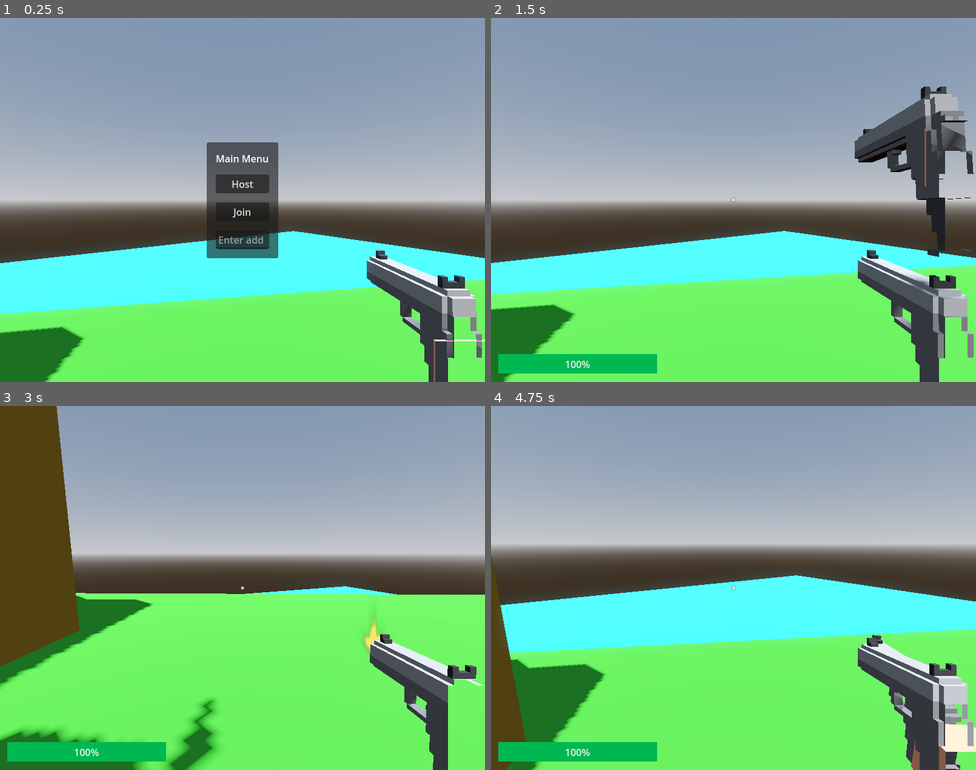
Above: before the commit, frames 1-4 (two rows, left to right).
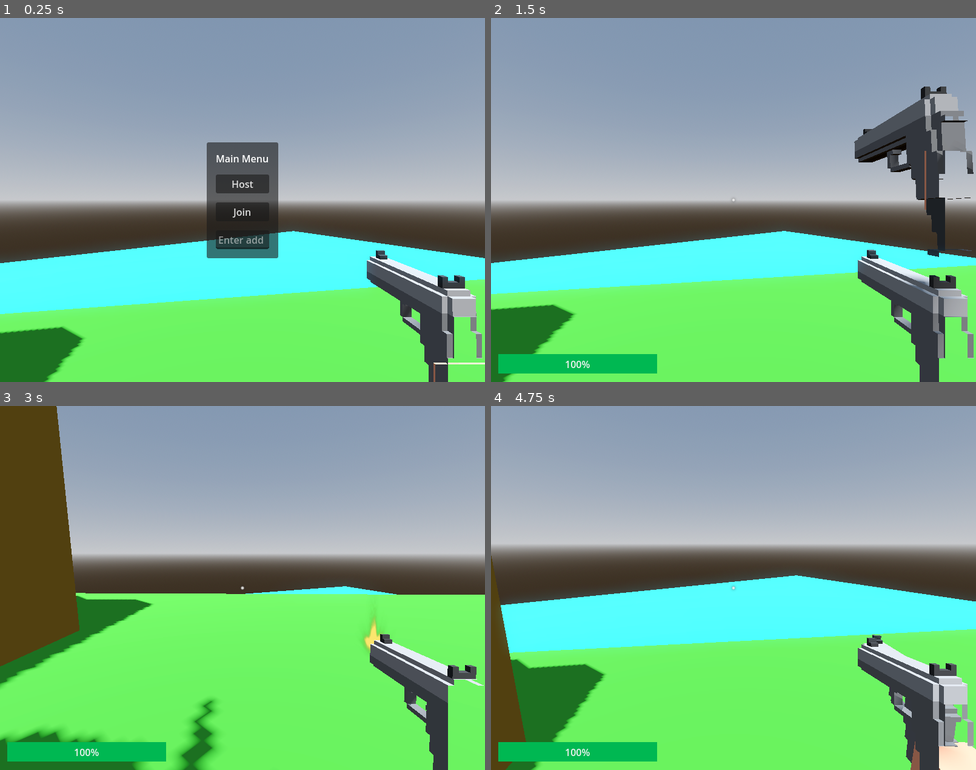
Above: after the commit, the same moments.

Repository: qdanq/Battle-duo
Game: Godot game, scene res://world.tscn
Same seed, same stepped clock (60 frames per second), same inputs: the game is played once before the commit and once after it.
Inputs (mouse positions are in pixels of both pictures, inside the frame that each line leads up to):
- Up to frame 1 (0.25 s): no input
- Up to frame 2 (1.5 s): click (733, 240) at 0.52 s; type "12" at 0.6 s; click "Host" at 1.25 s
- Up to frame 3 (3 s): tap Enter (ui_accept) at 2, 2.27 s; move the mouse to (266, 588) at 2.02 s; hold Up (ui_up) from 2.03 s (still down); click (266, 588) at 2.1 s; move the mouse to (218, 588) at 2.77 s; click (218, 588) at 2.85 s
- Up to frame 4 (4.75 s): keep holding Up (ui_up); tap Enter (ui_accept) at 3.02, 4.52 s; move the mouse to (743, 580) at 3.52 s; click (743, 580) at 3.6 s; move the mouse to (728, 595) at 4.27 s; click (728, 595) at 4.35 s

The runs differ from the first frame. In frame 1, 0.2% of the frame differs, in the area x 89-100%, y 86-96%; in frame 2, 0.5%; in frame 3, 0.5%; in frame 4, 0.7%, in the area x 86-100%, y 87-100%.

Commit message:
Change soldier model.

Diff:
--- a/player.tscn
+++ b/player.tscn
@@ -331,7 +331,7 @@
 collision_mask = 2
 
 [node name="Soldier(pistolIdle)" type="MeshInstance3D" parent="."]
-transform = Transform3D(-1, 0, -8.74228e-08, 0, 1, 0, 8.74228e-08, 0, -1, -0.265362, -0.120655, -0.206593)
+transform = Transform3D(-1, 0, -8.74228e-08, 0, 1, 0, 8.74228e-08, 0, -1, -0.265362, -0.959879, -0.206593)
 layers = 9
 mesh = ExtResource("1_bisgf")
 
Not shown, changed: models/units/soldier(pistol_idle).obj
Not shown, changed: animations/soldier_pistol_move.vox
Not shown, added: animations/soldier_pistol_move_forward.vox
Not shown, changed: models/units/soldier.vox
